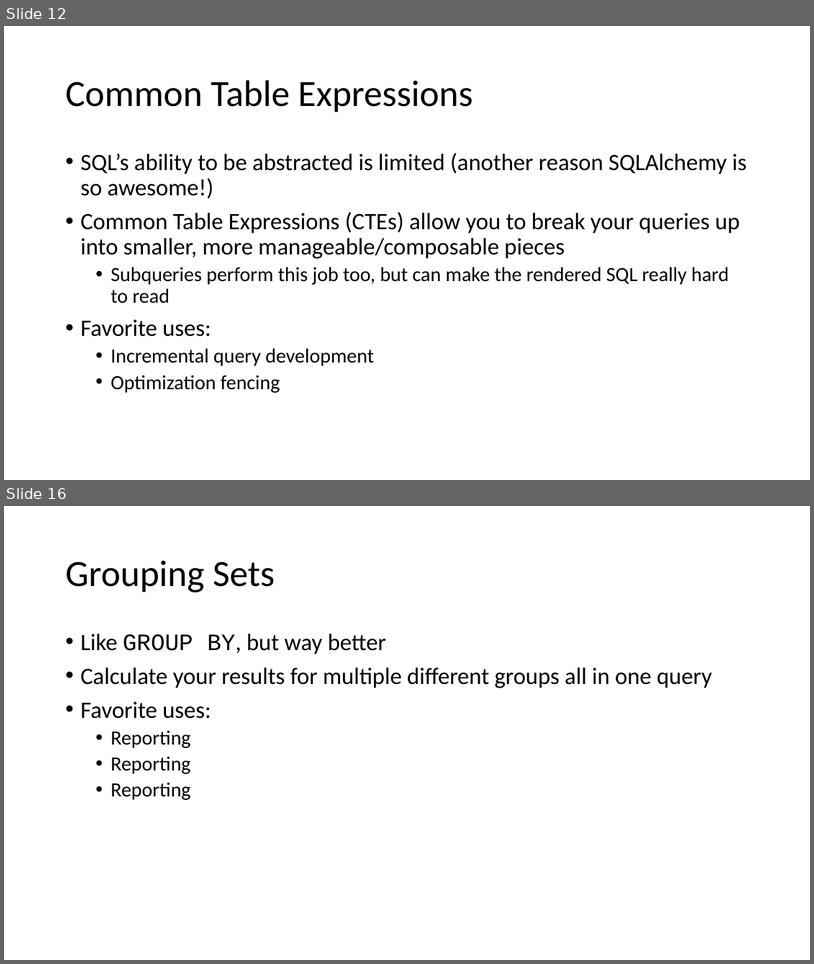
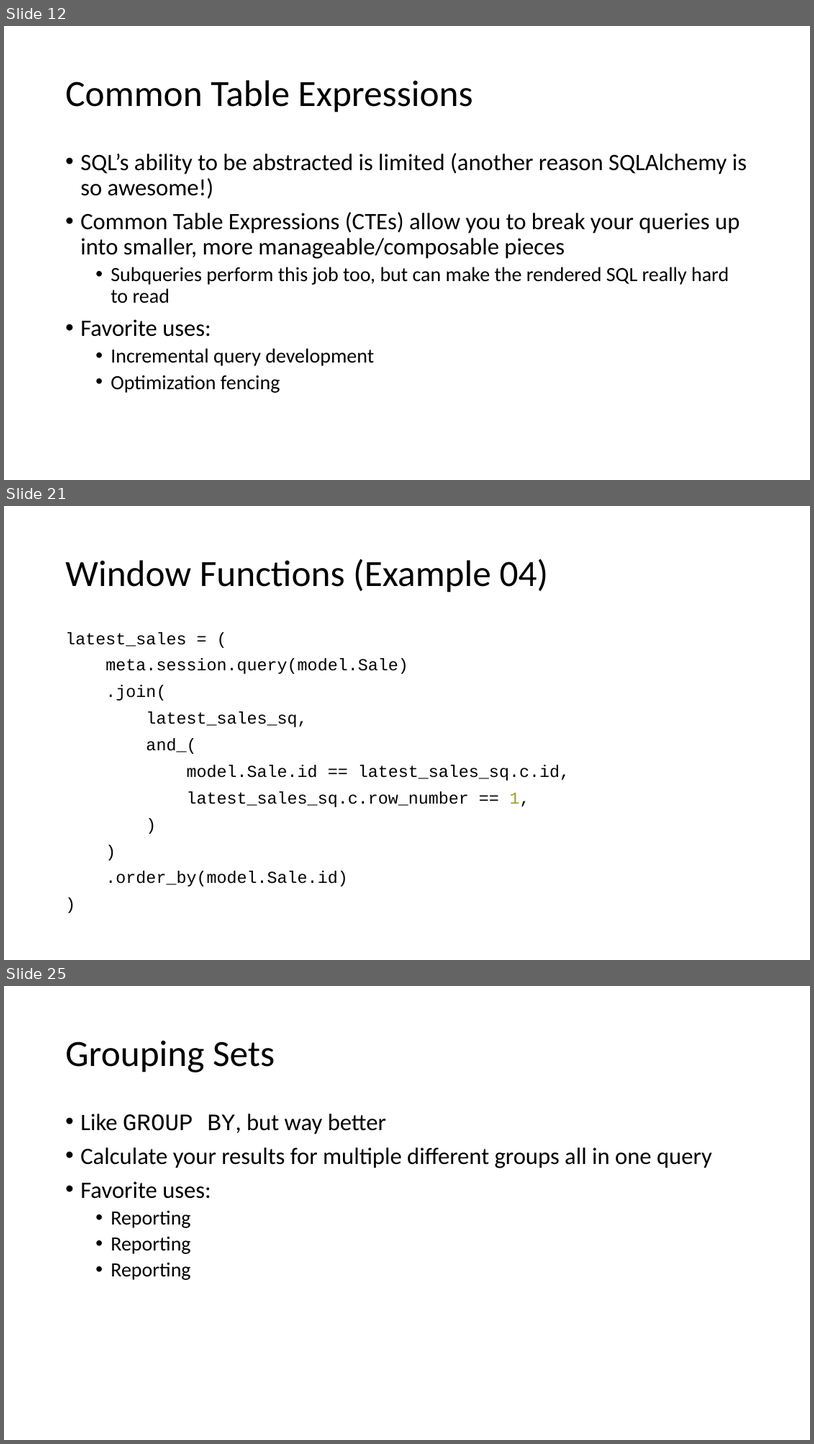
Before and after one commit to f0rk/pygotham-2019, a slide deck: pygotham-2019.pptx. Shown one above the other, each under a label of ours: slides 12 and 16 before the commit, slides 12, 21 and 25 after it; the slides between them are not shown. The pictures are 814x964 and 814x1444 pixels, drawn with LibreOffice and Linux fonts; fonts in the diff are those of the drawing. Boxes give left, top, right and bottom in pixels: in the first picture for what was removed or moved away, otherwise in the second. Text is boxed around its words. In the diff, an @@ line names an element or a change of style, - is before the commit and + after.

Commit message:
additonal example + more deck content

```diff
--- a/pygotham-2019.pptx
+++ b/pygotham-2019.pptx
@@ slide 21 added at bbox=[4, 506, 810, 960], background #FFFFFF @@
@@ title added at bbox=[65, 559, 549, 592], 44 pt, text #000000 @@
+Window Functions (Example 04)
@@ text added at bbox=[65, 632, 570, 886], 20 pt, text #000000 @@
+latest_sales = (
+meta.session.query(model.Sale)
+.join(
+latest_sales_sq,
+and_(
+model.Sale.id == latest_sales_sq.c.id,
+latest_sales_sq.c.row_number == 1,
+)
+)
+.order_by(model.Sale.id)
+)
@@ what was slide 16 is now slide 25 @@
```
Also in this commit, not shown: 4 slides changed, 12 other slides added, 1 other file.
